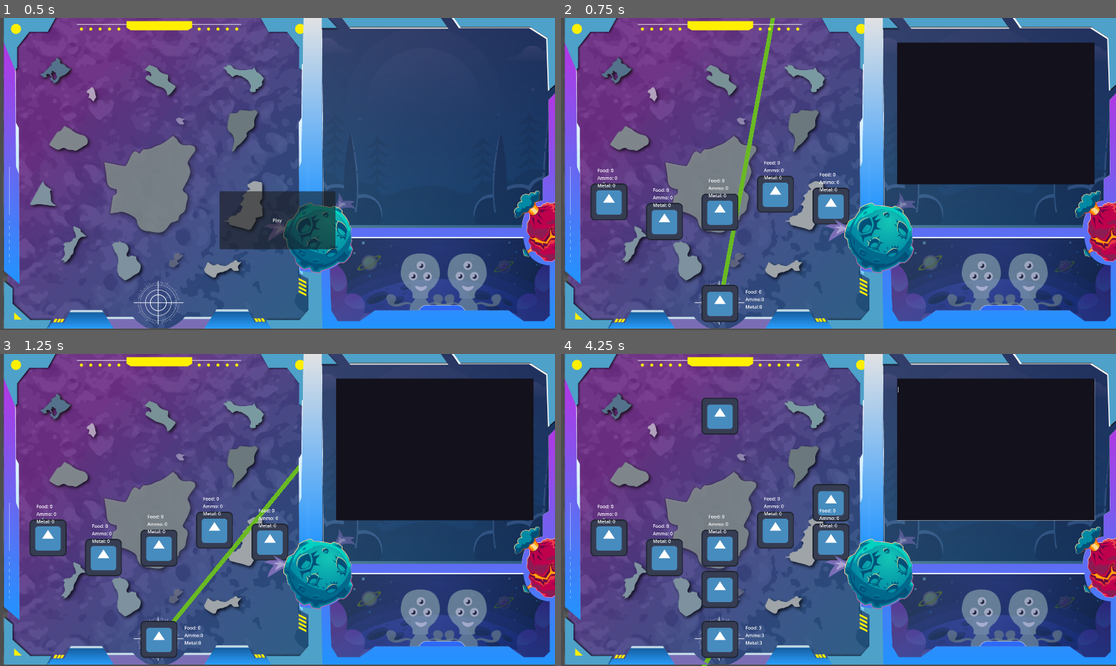
Above: before the commit, frames 1-4 (two rows, left to right).
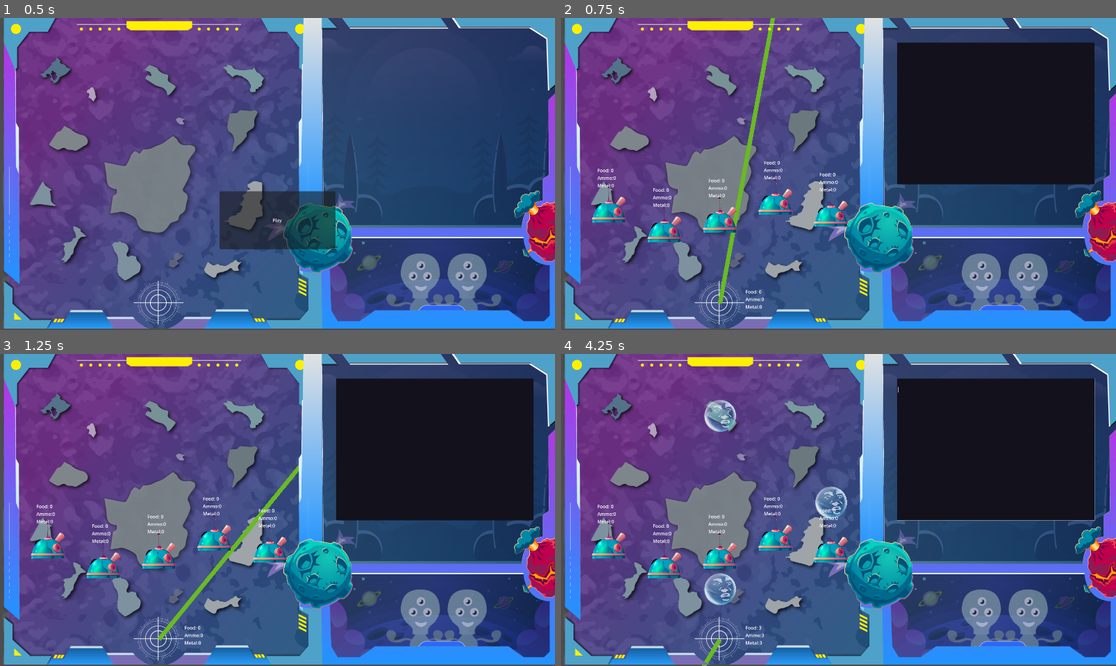
Above: after the commit, the same moments.

Repository: G36maid/GGJ25-kh-teamC
Game: Godot game, scene res://sences/game.tscn
Two runs of this game, one before a commit and one after it. Both use one fixed random seed, a clock stepped at 60 frames per second and the inputs below. The engine's default icon, where the game draws it, is replaced by a stand-in: a white triangle on a blue panel in a dark square.
Inputs (mouse positions are in pixels of both pictures, inside the frame that each line leads up to):
- Up to frame 1 (0.5 s): no input
- Up to frame 2 (0.75 s): click "Play" at 0.5 s
- Up to frame 3 (1.25 s): no input
- Up to frame 4 (4.25 s): click (993, 450) at 1.27 s; type "12" at 1.35 s; tap Enter (send_cmd) at 2, 2.85 s; hold Enter (send_cmd) 2.03-2.78 s; hold Enter (send_cmd) from 3.53 s (still down)

Frame 1 is identical in both runs. In frame 2, 4.9% of the frame differs, in the area x 5-52%, y 48-98%; in frame 3, 4.9%; in frame 4, 7.1%, in the area x 5-52%, y 14-98%.

Commit message:
feat: update ally / bubble sprites

Diff:
--- a/scripts/ally.gd
+++ b/scripts/ally.gd
@@ -4,7 +4,7 @@
 var health
 
 
-@onready var raycast =  $Area2D/CollisionShape2D/Sprite2D/RayCast2D
+@onready var raycast = $Area2D/CollisionShape2D/Sprite2D/RayCast2D
 
 var resource_food := 0
 var resource_ammo := 0
@@ -13,19 +13,25 @@
 # Called when the node enters the scene tree for the first time.
 func _ready() -> void:
 	health = 100;
-	pass # Replace with function body.
+
+	$Label.text = """Food: %d
+Ammo:%d
+Metal:%d
+""" % [resource_food, resource_ammo, resource_metal]
+
 
 # Called every frame. 'delta' is the elapsed time since the previous frame.
 func _process(delta: float) -> void:
-	if (health < max_health && resource_food > 0 ):
+	if (health < max_health && resource_food > 0):
 		health += 1
 		resource_food -= 1
 
-	if(resource_ammo > 0 and raycast.is_colliding() ):
+	if (resource_ammo > 0 and raycast.is_colliding()):
 		var target = raycast.get_collider()
 		print(target)
 
+func on_radar_scanned():
 	$Label.text = """Food: %d
-Ammo: %d
-Metal: %d
+Ammo:%d
+Metal:%d
 """ % [resource_food, resource_ammo, resource_metal]
--- a/sences/ally.tscn
+++ b/sences/ally.tscn
@@ -1,7 +1,7 @@
 [gd_scene load_steps=4 format=3 uid="uid://biabod8sfbms8"]
 
-[ext_resource type="Texture2D" uid="uid://ddwwtok3rvohy" path="res://icon.svg" id="1_hdyf2"]
 [ext_resource type="Script" path="res://scripts/ally.gd" id="1_jt7dk"]
+[ext_resource type="Texture2D" uid="uid://ce2ea70hwu7tb" path="res://assets/ally.png" id="2_6ieb5"]
 
 [sub_resource type="CircleShape2D" id="CircleShape2D_l0b1g"]
 
@@ -14,7 +14,9 @@
 shape = SubResource("CircleShape2D_l0b1g")
 
 [node name="Sprite2D" type="Sprite2D" parent="Area2D/CollisionShape2D"]
-texture = ExtResource("1_hdyf2")
+z_index = 10
+scale = Vector2(0.2, 0.2)
+texture = ExtResource("2_6ieb5")
 
 [node name="RayCast2D" type="RayCast2D" parent="Area2D/CollisionShape2D/Sprite2D"]
 target_position = Vector2(0, -1200)
--- a/sences/emeny.tscn
+++ b/sences/emeny.tscn
@@ -1,7 +1,7 @@
 [gd_scene load_steps=4 format=3 uid="uid://cvp5d6dyf8mrw"]
 
 [ext_resource type="Script" path="res://scripts/enemy.gd" id="1_03oja"]
-[ext_resource type="Texture2D" uid="uid://ddwwtok3rvohy" path="res://icon.svg" id="1_vj5km"]
+[ext_resource type="Texture2D" uid="uid://b7o01vbquh3dx" path="res://assets/bubble.png" id="2_bwye2"]
 
 [sub_resource type="CircleShape2D" id="CircleShape2D_1ga2f"]
 
@@ -14,4 +14,5 @@
 shape = SubResource("CircleShape2D_1ga2f")
 
 [node name="Sprite2D" type="Sprite2D" parent="Area2D/CollisionShape2D"]
-texture = ExtResource("1_vj5km")
+scale = Vector2(0.1, 0.1)
+texture = ExtResource("2_bwye2")
--- a/sences/headquarter.tscn
+++ b/sences/headquarter.tscn
@@ -14,6 +14,7 @@
 shape = SubResource("CircleShape2D_rj8re")
 
 [node name="Sprite2D" type="Sprite2D" parent="Area2D/CollisionShape2D"]
+visible = false
 texture = ExtResource("1_ow5ev")
 
 [node name="hq_timer" type="Timer" parent="."]
--- /dev/null
+++ b/sences/test.tscn
@@ -0,0 +1,21 @@
+[gd_scene load_steps=2 format=3 uid="uid://dhn37ndfd0aw3"]
+
+[ext_resource type="Texture2D" uid="uid://ddwwtok3rvohy" path="res://icon.svg" id="1_hvj41"]
+
+[node name="Test" type="Node2D"]
+
+[node name="Sprite2D" type="Sprite2D" parent="."]
+clip_children = 1
+position = Vector2(223.5, 141.5)
+scale = Vector2(2.64844, 1.63281)
+texture = ExtResource("1_hvj41")
+
+[node name="Sprite2D" type="Sprite2D" parent="Sprite2D"]
+position = Vector2(33.8407, 60.8612)
+scale = Vector2(0.65413, 1.02512)
+texture = ExtResource("1_hvj41")
+
+[node name="Sprite2D" type="Sprite2D" parent="Sprite2D/Sprite2D"]
+position = Vector2(-54.3315, -63.2532)
+scale = Vector2(0.585682, 0.686698)
+texture = ExtResource("1_hvj41")
Binary file added: assets/ally.png
Not shown, added: assets/ally.png.import
Binary file added: assets/bubble.png
Not shown, added: assets/bubble.png.import
